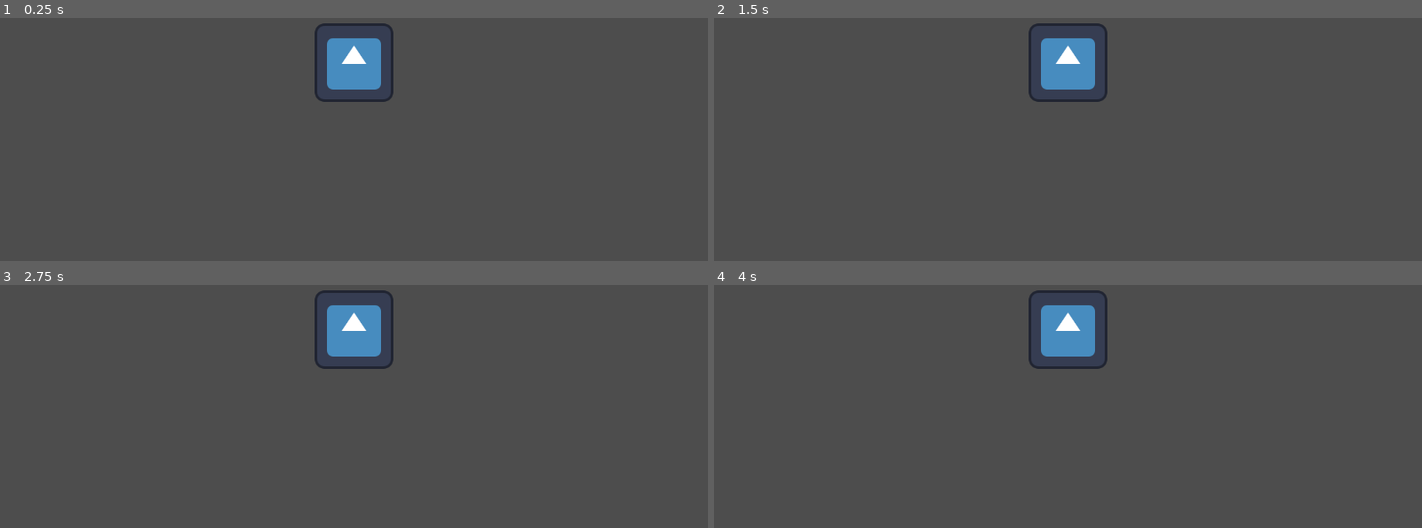
Above: before the commit, frames 1-4 (two rows, left to right).
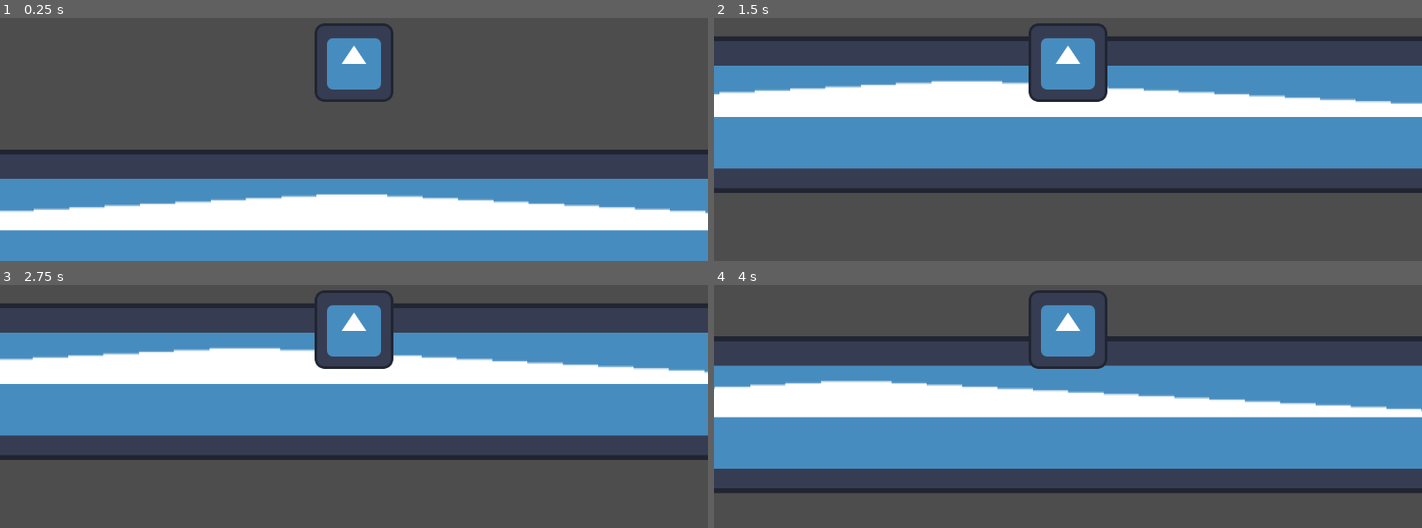
Above: after the commit, the same moments.

Repository: stepan2521/terra
Game: Godot game, scene res://scenes/world/test_world.tscn
Same seed, same stepped clock (60 frames per second), same inputs: the game is played once before the commit and once after it. The engine's default icon, where the game draws it, is replaced by a stand-in: a white triangle on a blue panel in a dark square.
Inputs:
- Up to frame 1 (0.25 s): no input
- Up to frame 2 (1.5 s): hold Right (ui_right) from 0.53 s (still down); tap Space (ui_accept) at 0.6, 0.77, 1.07, 1.35 s
- Up to frame 3 (2.75 s): tap Space (ui_accept) at 1.52, 1.82, 2.1 s; release Right (ui_right) at 2.03 s; hold Left (ui_left) from 2.03 s (still down)
- Up to frame 4 (4 s): release Left (ui_left) at 2.78 s; hold Right (ui_right) from 2.78 s (still down); tap Space (ui_accept) at 2.85, 3.02, 3.32, 3.6, 3.77 s

The runs differ from the first frame. In frame 1, 36% of the frame differs, in the area x 0-100%, y 54-100%; in frame 2, 45%; in frame 3, 45%; in frame 4, 46%, in the area x 0-100%, y 21-86%.

Commit message:
Updated input actions

Diff:
--- a/project.godot
+++ b/project.godot
@@ -15,6 +15,28 @@
 config/features=PackedStringArray("4.5", "Mobile")
 config/icon="res://icon.svg"
 
+[input]
+
+ui_accept={
+"deadzone": 0.5,
+"events": [Object(InputEventKey,"resource_local_to_scene":false,"resource_name":"","device":0,"window_id":0,"alt_pressed":false,"shift_pressed":false,"ctrl_pressed":false,"meta_pressed":false,"pressed":false,"keycode":32,"physical_keycode":0,"key_label":0,"unicode":32,"location":0,"echo":false,"script":null)
+, Object(InputEventKey,"resource_local_to_scene":false,"resource_name":"","device":-1,"window_id":0,"alt_pressed":false,"shift_pressed":false,"ctrl_pressed":false,"meta_pressed":false,"pressed":false,"keycode":0,"physical_keycode":87,"key_label":0,"unicode":1094,"location":0,"echo":false,"script":null)
+, Object(InputEventKey,"resource_local_to_scene":false,"resource_name":"","device":-1,"window_id":0,"alt_pressed":false,"shift_pressed":false,"ctrl_pressed":false,"meta_pressed":false,"pressed":false,"keycode":0,"physical_keycode":4194320,"key_label":0,"unicode":0,"location":0,"echo":false,"script":null)
+]
+}
+ui_left={
+"deadzone": 0.5,
+"events": [Object(InputEventKey,"resource_local_to_scene":false,"resource_name":"","device":0,"window_id":0,"alt_pressed":false,"shift_pressed":false,"ctrl_pressed":false,"meta_pressed":false,"pressed":false,"keycode":4194319,"physical_keycode":0,"key_label":0,"unicode":0,"location":0,"echo":false,"script":null)
+, Object(InputEventKey,"resource_local_to_scene":false,"resource_name":"","device":-1,"window_id":0,"alt_pressed":false,"shift_pressed":false,"ctrl_pressed":false,"meta_pressed":false,"pressed":false,"keycode":0,"physical_keycode":65,"key_label":0,"unicode":97,"location":0,"echo":false,"script":null)
+]
+}
+ui_right={
+"deadzone": 0.5,
+"events": [Object(InputEventKey,"resource_local_to_scene":false,"resource_name":"","device":0,"window_id":0,"alt_pressed":false,"shift_pressed":false,"ctrl_pressed":false,"meta_pressed":false,"pressed":false,"keycode":4194321,"physical_keycode":0,"key_label":0,"unicode":0,"location":0,"echo":false,"script":null)
+, Object(InputEventKey,"resource_local_to_scene":false,"resource_name":"","device":-1,"window_id":0,"alt_pressed":false,"shift_pressed":false,"ctrl_pressed":false,"meta_pressed":false,"pressed":false,"keycode":0,"physical_keycode":68,"key_label":0,"unicode":100,"location":0,"echo":false,"script":null)
+]
+}
+
 [rendering]
 
 textures/canvas_textures/default_texture_filter=0
--- a/scenes/world/test_world.tscn
+++ b/scenes/world/test_world.tscn
@@ -1,17 +1,21 @@
-[gd_scene load_steps=3 format=3 uid="uid://b3eva6df6xqor"]
+[gd_scene load_steps=4 format=3 uid="uid://b3eva6df6xqor"]
 
 [ext_resource type="PackedScene" uid="uid://boh7o4y8jj1b4" path="res://scenes/player/Player.tscn" id="1_tjl6x"]
+[ext_resource type="Texture2D" uid="uid://djlombcs37cs3" path="res://icon.svg" id="1_xl1yy"]
 
 [sub_resource type="RectangleShape2D" id="RectangleShape2D_b5usy"]
 
 [node name="TestWorld" type="Node2D"]
 
 [node name="StaticBody2D" type="StaticBody2D" parent="."]
-position = Vector2(563.00006, 631)
-scale = Vector2(60, 2)
+position = Vector2(575, 630)
+scale = Vector2(57.5, 2)
 
 [node name="CollisionShape2D" type="CollisionShape2D" parent="StaticBody2D"]
 shape = SubResource("RectangleShape2D_b5usy")
 
+[node name="Sprite2D" type="Sprite2D" parent="StaticBody2D"]
+texture = ExtResource("1_xl1yy")
+
 [node name="Player" parent="." instance=ExtResource("1_tjl6x")]
 position = Vector2(578, 327)
